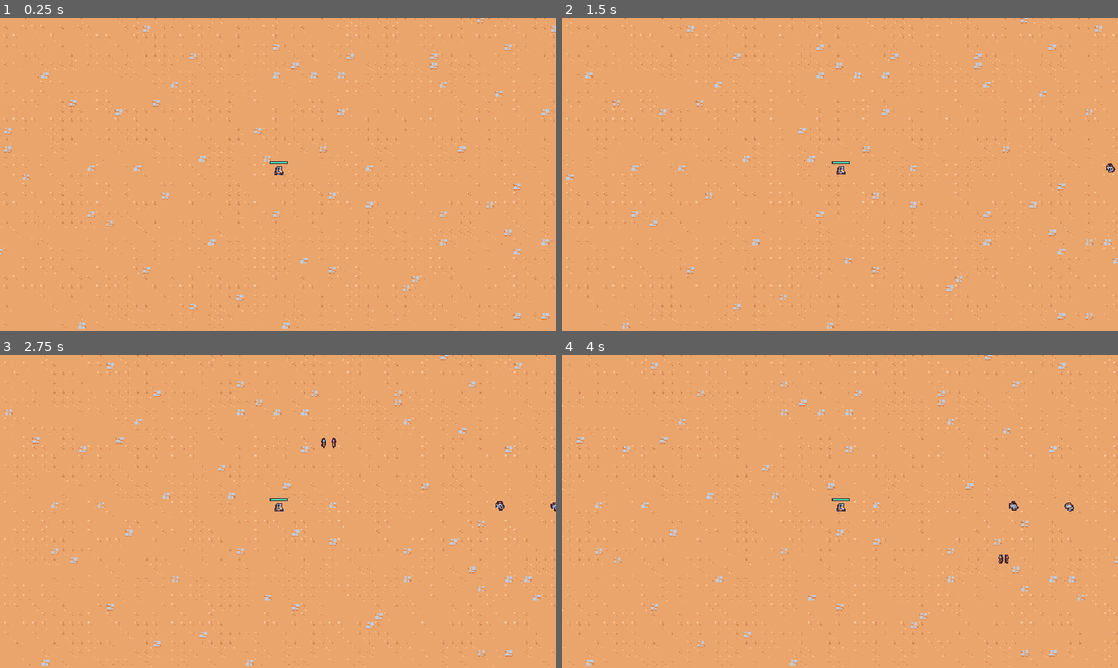
Above: before the commit, frames 1-4 (two rows, left to right).
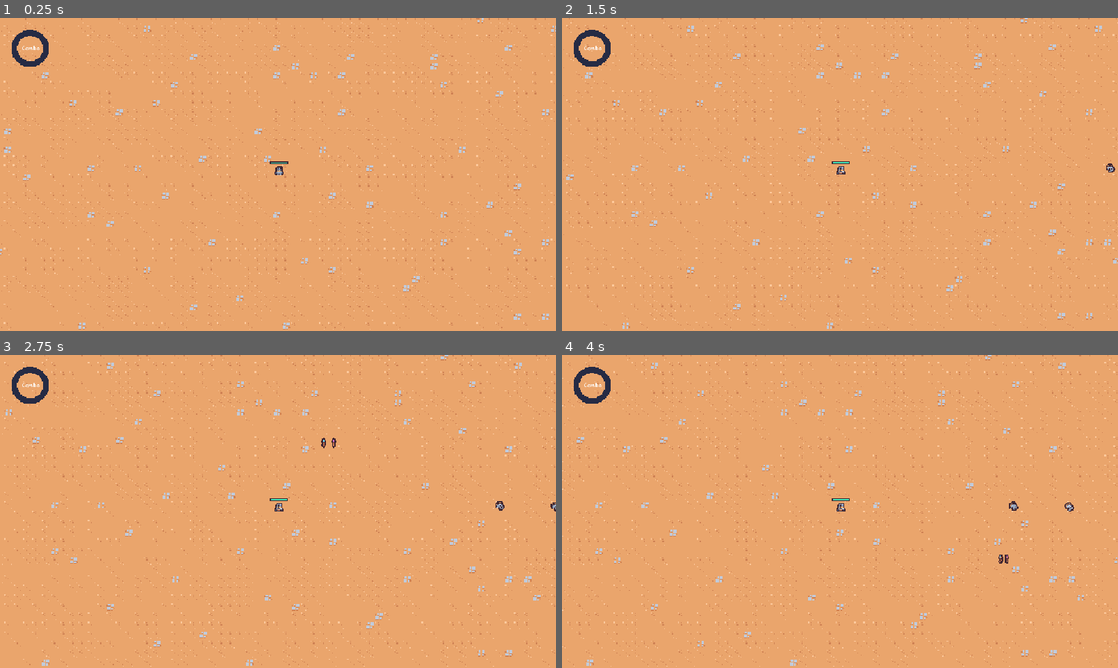
Above: after the commit, the same moments.

Repository: DaZang/godot-wild-jam-82-unseen
Game: Godot game, scene res://main.tscn
Same seed, same stepped clock (60 frames per second), same inputs: the game is played once before the commit and once after it.
Inputs (mouse positions are in pixels of both pictures, inside the frame that each line leads up to):
- Up to frame 1 (0.25 s): no input
- Up to frame 2 (1.5 s): move the mouse to (962, 158) at 0.52 s; press the mouse at (962, 158) at 0.53 s; move the mouse to (728, 190) at 1.27 s; release the mouse at (728, 190) at 1.28 s; click (728, 190) at 1.35 s
- Up to frame 3 (2.75 s): move the mouse to (333, 442) at 2.02 s; press the mouse at (333, 442) at 2.03 s
- Up to frame 4 (4 s): move the mouse to (812, 574) at 2.77 s; release the mouse at (812, 574) at 2.78 s; click (812, 574) at 2.85 s; move the mouse to (1006, 558) at 3.52 s; press the mouse at (1006, 558) at 3.53 s

The runs differ from the first frame. In frame 1, 3.4% of the frame differs, in the area x 0-100%, y 0-100%; in frame 2, 0.4%; in frame 3, 0.4%; in frame 4, 0.4%.

Commit message:
🚧 WIP add first version of combo break timer and ui

Diff:
--- a/autoload/game_events.gd
+++ b/autoload/game_events.gd
@@ -3,6 +3,8 @@
 signal level_failed()
 signal level_completed()
 signal level_loaded(level_number: int)
+signal enemy_died()
+signal combo_break_timer_changed(time_left: float, wait_time: float)
 
 
 func emit_level_failed():
@@ -15,3 +17,11 @@
 
 func emit_level_loaded(level_number: int):
 	level_loaded.emit(level_number)
+
+
+func emit_enemy_died():
+	enemy_died.emit()
+
+
+func emit_combo_break_timer_changed(time_left: float, wait_time: float):
+	combo_break_timer_changed.emit(time_left, wait_time)
--- /dev/null
+++ b/combo_manager.gd
@@ -0,0 +1,33 @@
+class_name ComboManager
+extends Node
+
+const DEFAULT_COMBO_DURATION := 2.0
+
+var current_combo_break_timer_wait_time: float
+var current_combo_score: int
+var total_combo_score: int
+
+@onready var combo_break_timer: Timer = %ComboBreakTimer
+
+func _ready() -> void:
+	current_combo_break_timer_wait_time = DEFAULT_COMBO_DURATION
+	combo_break_timer.wait_time = current_combo_break_timer_wait_time
+	GameEvents.enemy_died.connect(_on_enemy_died)
+	combo_break_timer.timeout.connect(_on_combo_break_timer_timeout)
+
+
+func _physics_process(delta: float) -> void:
+	if not combo_break_timer.is_stopped():
+		GameEvents.emit_combo_break_timer_changed(combo_break_timer.time_left, combo_break_timer.wait_time)
+
+
+func _on_enemy_died() -> void:
+	if not combo_break_timer.is_stopped():
+		#combo_break_timer.wait_time += 1
+		pass
+	combo_break_timer.start()
+
+
+func _on_combo_break_timer_timeout() -> void:
+	current_combo_break_timer_wait_time = DEFAULT_COMBO_DURATION
+	combo_break_timer.wait_time = current_combo_break_timer_wait_time
--- /dev/null
+++ b/combo_manager.tscn
@@ -0,0 +1,10 @@
+[gd_scene load_steps=2 format=3 uid="uid://7bbayog7f2xk"]
+
+[ext_resource type="Script" uid="uid://cg3googr6jh5j" path="res://combo_manager.gd" id="1_53542"]
+
+[node name="ComboManager" type="Node"]
+script = ExtResource("1_53542")
+
+[node name="ComboBreakTimer" type="Timer" parent="."]
+unique_name_in_owner = true
+one_shot = true
--- a/entities/enemies/rat_enemy.gd
+++ b/entities/enemies/rat_enemy.gd
@@ -3,6 +3,10 @@
 const MAX_SPEED = 2500
 
 @onready var health_component: HealthComponent = %HealthComponent
+
+
+func _ready() -> void:
+	health_component.died.connect(GameEvents.emit_enemy_died)
 
 
 func _process(_delta):
--- a/entities/enemies/rat_enemy.tscn
+++ b/entities/enemies/rat_enemy.tscn
@@ -22,6 +22,7 @@
 
 [node name="HealthComponent" parent="." instance=ExtResource("3_0xmro")]
 unique_name_in_owner = true
+max_health = 20.0
 
 [node name="HurtboxComponent" parent="." node_paths=PackedStringArray("health_component") instance=ExtResource("4_0xmro")]
 position = Vector2(0, -5)
--- a/environments/level.tscn
+++ b/environments/level.tscn
@@ -1,12 +1,14 @@
-[gd_scene load_steps=8 format=4 uid="uid://bx548ebid5r8x"]
+[gd_scene load_steps=10 format=4 uid="uid://bx548ebid5r8x"]
 
 [ext_resource type="Script" uid="uid://cgftnfphnqjpk" path="res://environments/level.gd" id="1_xk8d6"]
 [ext_resource type="PackedScene" uid="uid://dgm7p5lm400is" path="res://entities/hero/hero.tscn" id="2_qerkk"]
 [ext_resource type="TileSet" uid="uid://jyms4p2ljess" path="res://environments/level_tileset.tres" id="2_wlgua"]
 [ext_resource type="PackedScene" uid="uid://c2s33a54tya55" path="res://game_camera_2d.tscn" id="3_qerkk"]
 [ext_resource type="PackedScene" uid="uid://dt8yt77lmypr1" path="res://entities/enemies/enemy_manager.tscn" id="4_hg43l"]
+[ext_resource type="PackedScene" uid="uid://7bbayog7f2xk" path="res://combo_manager.tscn" id="5_jdiad"]
 [ext_resource type="PackedScene" uid="uid://dp11k3jdjlbum" path="res://entities/spell_manager.tscn" id="5_uqs87"]
 [ext_resource type="PackedScene" uid="uid://dnnc47m4834vj" path="res://environments/finish_level_area.tscn" id="8_eb0c7"]
+[ext_resource type="PackedScene" uid="uid://7jomw5nurmwk" path="res://ui/combo_hud_ui.tscn" id="9_jdiad"]
 
 [node name="Level" type="Node2D" groups=["environments"]]
 script = ExtResource("1_xk8d6")
@@ -22,6 +24,8 @@
 [node name="EnemyManager" parent="." node_paths=PackedStringArray("hero") instance=ExtResource("4_hg43l")]
 hero = NodePath("../Entities/Hero")
 
+[node name="ComboManager" parent="." instance=ExtResource("5_jdiad")]
+
 [node name="SpellManager" parent="." instance=ExtResource("5_uqs87")]
 
 [node name="Entities" type="Node2D" parent="." groups=["entities_node"]]
@@ -31,3 +35,7 @@
 
 [node name="FinishLevelArea" parent="." instance=ExtResource("8_eb0c7")]
 position = Vector2(1654, 338)
+
+[node name="CanvasLayer" type="CanvasLayer" parent="."]
+
+[node name="ComboHudUi" parent="CanvasLayer" instance=ExtResource("9_jdiad")]
--- a/environments/level1.tscn
+++ b/environments/level1.tscn
@@ -4,6 +4,9 @@
 [ext_resource type="PackedScene" uid="uid://bxuxq35mg87mn" path="res://environments/enemy_spawner.tscn" id="2_mt3si"]
 
 [node name="Level1" instance=ExtResource("1_o7wj2")]
+
+[node name="GameCamera2D" parent="." index="1"]
+position = Vector2(480, 270)
 
 [node name="EnemySpawner" parent="." index="6" instance=ExtResource("2_mt3si")]
 position = Vector2(1210, 335)
--- a/main.tscn
+++ b/main.tscn
@@ -14,6 +14,7 @@
 
 [node name="HudCanvasLayer" type="CanvasLayer" parent="."]
 unique_name_in_owner = true
+layer = 2
 
 [node name="PauseMenuUi" parent="HudCanvasLayer" instance=ExtResource("2_1bvp3")]
 unique_name_in_owner = true
--- /dev/null
+++ b/ui/combo_hud_ui.gd
@@ -0,0 +1,12 @@
+class_name ComboHudUi
+extends Control
+
+@onready var texture_progress_bar: TextureProgressBar = %TextureProgressBar
+
+
+func _ready() -> void:
+	GameEvents.combo_break_timer_changed.connect(_on_combo_break_timer_changed)
+
+
+func _on_combo_break_timer_changed(time_left: float, wait_time: float) -> void:
+	texture_progress_bar.value = time_left / wait_time * 100.0
--- /dev/null
+++ b/ui/combo_hud_ui.tscn
@@ -0,0 +1,33 @@
+[gd_scene load_steps=5 format=3 uid="uid://7jomw5nurmwk"]
+
+[ext_resource type="Theme" uid="uid://7fkam3v6qs6" path="res://ui/pixel_ui_theme.tres" id="1_b4ro7"]
+[ext_resource type="Script" uid="uid://543m5af0uoum" path="res://ui/combo_hud_ui.gd" id="1_wvjlm"]
+[ext_resource type="Texture2D" uid="uid://dbtwx8npxe6ye" path="res://ui/circle_progress_bar_background.png" id="2_nx1er"]
+[ext_resource type="Texture2D" uid="uid://qkkbmafwwklc" path="res://ui/circle_progress_bar_fill.png" id="3_b4ro7"]
+
+[node name="ComboHudUi" type="Control"]
+layout_mode = 3
+anchors_preset = 0
+offset_right = 40.0
+offset_bottom = 40.0
+theme = ExtResource("1_b4ro7")
+script = ExtResource("1_wvjlm")
+
+[node name="TextureProgressBar" type="TextureProgressBar" parent="."]
+unique_name_in_owner = true
+layout_mode = 0
+offset_left = 20.0
+offset_top = 20.0
+offset_right = 84.0
+offset_bottom = 84.0
+fill_mode = 4
+texture_under = ExtResource("2_nx1er")
+texture_progress = ExtResource("3_b4ro7")
+
+[node name="Label" type="Label" parent="."]
+layout_mode = 0
+offset_left = 37.0
+offset_top = 44.0
+offset_right = 77.0
+offset_bottom = 67.0
+text = "Combo"
Not shown, added: combo_manager.gd.uid
Binary file added: ui/circle_progress_bar.aseprite
Binary file added: ui/circle_progress_bar.png
Not shown, added: ui/circle_progress_bar.png.import
Binary file added: ui/circle_progress_bar_background.png
Not shown, added: ui/circle_progress_bar_background.png.import
Binary file added: ui/circle_progress_bar_fill.png
Not shown, added: ui/circle_progress_bar_fill.png.import
Not shown, added: ui/combo_hud_ui.gd.uid
